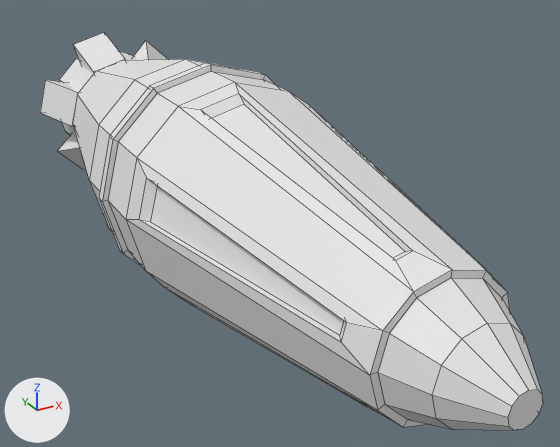
The OBJ model assets/guns/rocket.obj, before and after one commit.
Both versions are drawn from a 50 mm lens placed at (-1.87, -11.71, 1.73), pointed at (0.24, -7.88, -0.19). Arrows for +X, +Y and +Z are at lower left; the lights stay in place. Mesh edges are drawn as thin lines. Where no turn or scale is listed for an object, it has been applied to the vertices.

The scene before the commit, as lines of its bpy script (objects in view):
```python
me_rocket = bpy.data.meshes.new('rocket')
me_rocket.from_pydata(...)  # 240 vertices, 218 faces; spans x -0.73..0.73, y -10.14..-5.18, z -0.73..0.73
ob_rocket = bpy.data.objects.new('rocket', me_rocket)
ob_rocket.location = (0.0, 0.0, 0.0)
```
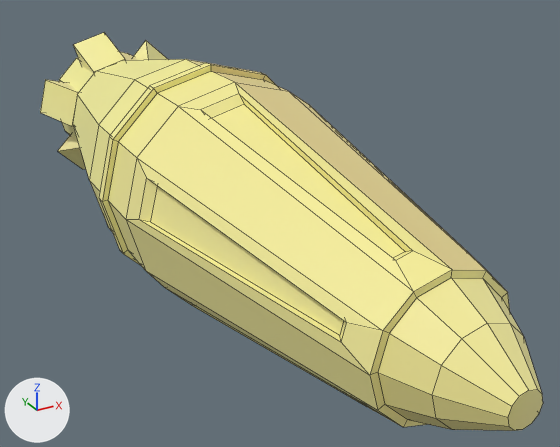
The change in detail:
Picture 'level.png' (img_level_png) is new.
Material 'Material.002' (mat_material_002) is new.
Its texture is img_level_png.
Its roughness is 0.526.
me_rocket has 240 vertices, 218 faces and spans x -0.73..0.73, y -10.14..-5.18, z -0.73..0.73.
me_rocket now uses material mat_material_002 (picture img_level_png).

What differs and where, as boxes (x1, y1, x2, y2) in the pictures (560 x 447 px):
'rocket', recoloured (white to beige): (40, 32, 543, 431) in both
